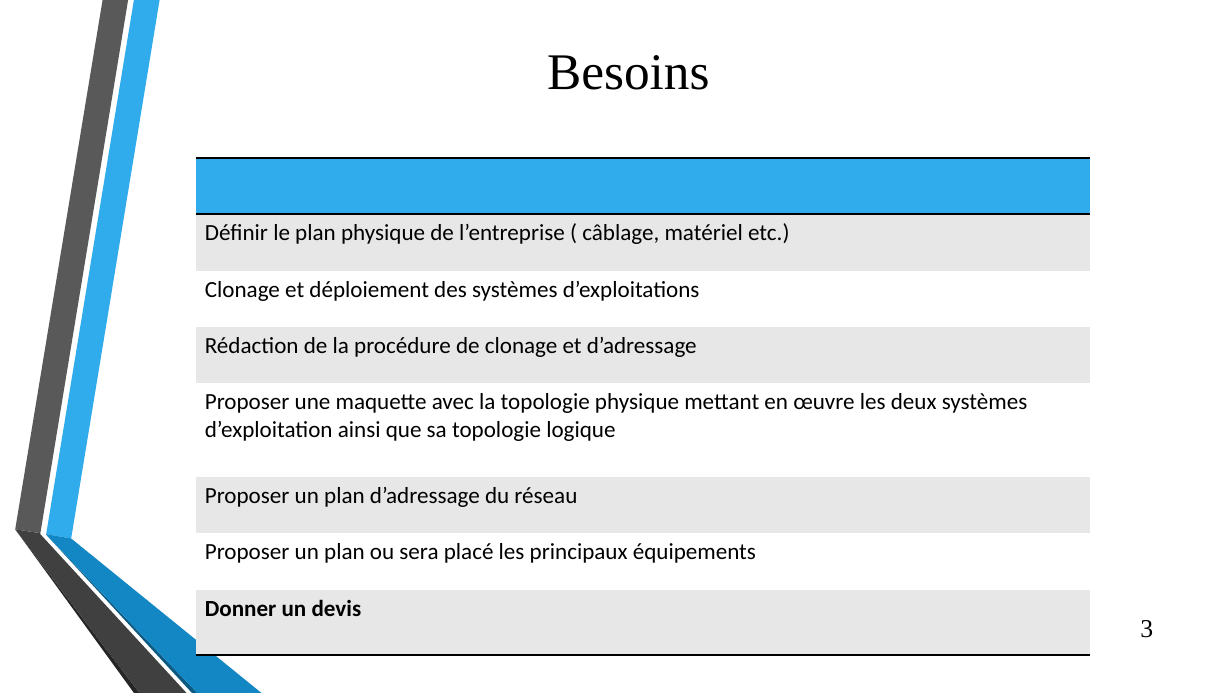
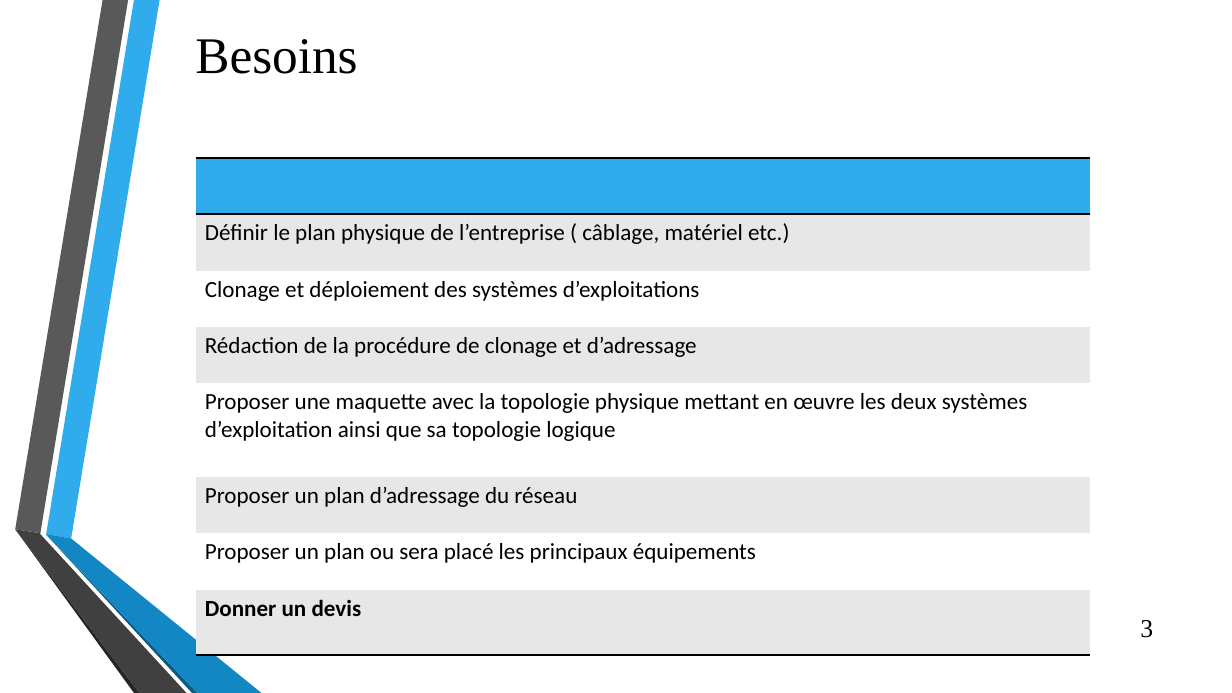
Before and after one commit to Efiria/Carnofluxe, a slide deck: slide 3 of Presentation2.pptx. Drawn at 1232x693 pixels with LibreOffice and Linux fonts; fonts in the diff are those of the drawing; background and template pictures are left out. Boxes give left, top, right and bottom in pixels: in the first picture for what was removed or moved away, otherwise in the second. Text is boxed around its words. In the diff, an @@ line names an element or a change of style, - is before the commit and + after.

```diff
--- a/Presentation2.pptx
+++ b/Presentation2.pptx
@@ title "Besoins": place and size @@
-title "Besoins" at (547, 55, 709, 90)
+title "Besoins" at (195, 39, 357, 74)
```
Also in this commit, not shown: 6 other slides changed, 5 slides added, 4 slides removed.
